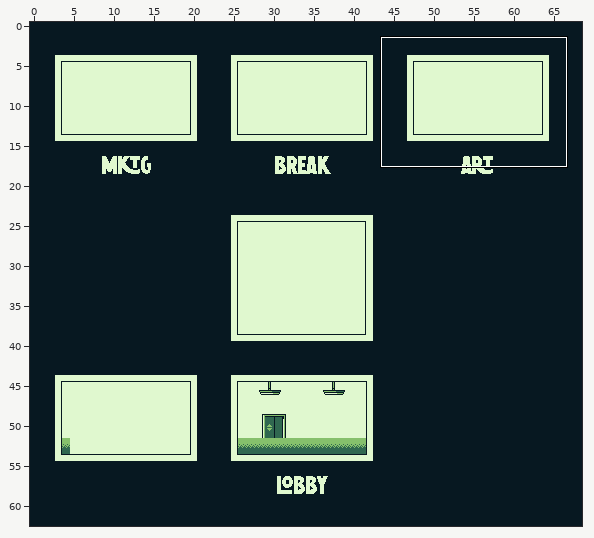
One commit to this Tiled map: GGJ_Oct21/assets/_WORKING/Art/Map.tmx. The picture above shows the old version from afar; the outline marks the close-up.
Close-up. Before:
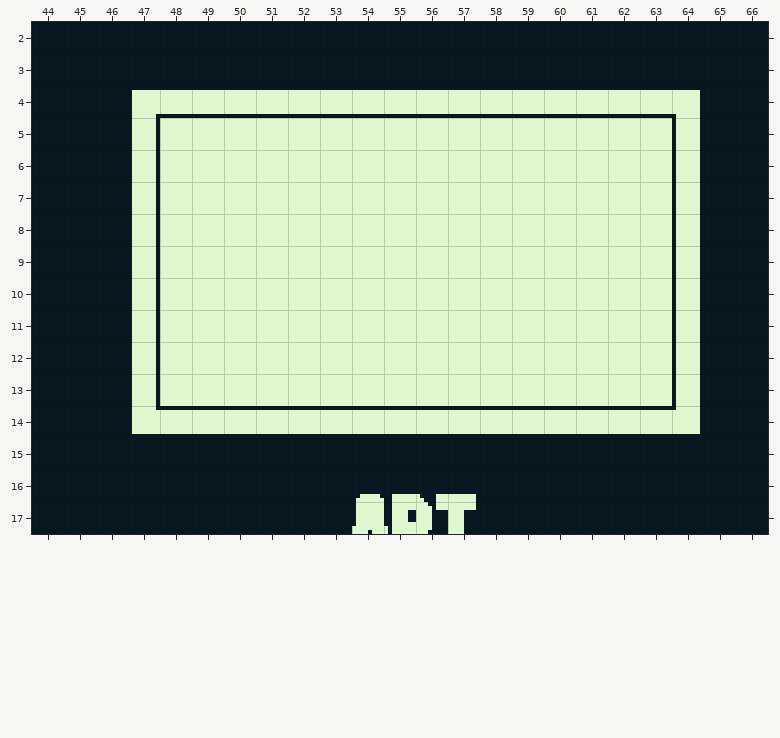
Cells are 8x8 px. Shown: x 44..66, y 2..17. The commit also changed other parts of the map, which this record leaves out.
The same view after the edit:
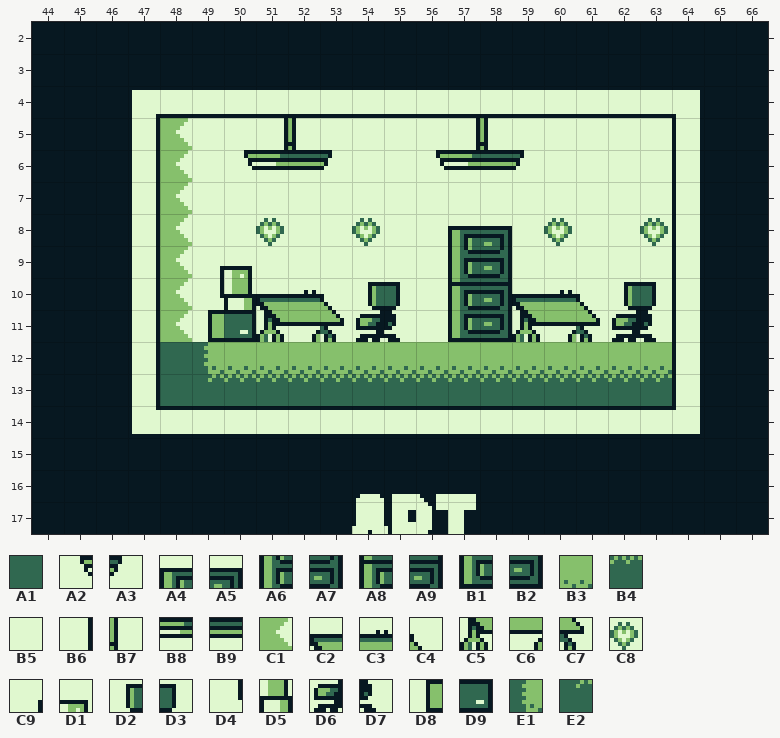
Key: from "F2_Map": A1 90, A2 199, A3 202, A4 471, A5 472, A6 531, A7 532, A8 591, A9 592, B1 651, B2 652, B3 672, B4 732; from "basemap": B5 349, B6 1766; from "tileset2": B7 145, B8 204, B9 205, C1 310, C2 321, C3 322, C4 323, C5 381, C6 382, C7 383, C8 438, C9 523, D1 524, D2 564, D3 565, D4 583, D5 584, D6 624, D7 625, D8 643, D9 644, E1 671, E2 731.
__ is an empty cell.
The edit:
{"where": "layer \"Tile Layer 1\""}
{"y":5,"x":48,"old":"B5","new":"C1"}
{"y":5,"x":51,"old":"B5 B5","new":"B6 B7"}
{"y":5,"x":57,"old":"B5 B5","new":"B6 B7"}
{"y":6,"x":48,"old":"B5","new":"C1"}
{"y":6,"x":50,"old":"B5 B5 B5 B5","new":"A2 B8 B9 A3"}
{"y":6,"x":56,"old":"B5 B5 B5 B5","new":"A2 B8 B9 A3"}
{"y":7,"x":48,"old":"B5","new":"C1"}
{"y":8,"x":48,"old":"B5","new":"C1"}
{"y":8,"x":51,"old":"B5","new":"C8"}
{"y":8,"x":54,"old":"B5","new":"C8"}
{"y":8,"x":57,"old":"B5 B5","new":"A4 A5"}
{"y":8,"x":60,"old":"B5","new":"C8"}
{"y":8,"x":63,"old":"B5","new":"C8"}
{"y":9,"x":48,"old":"B5 B5 B5","new":"C1 C9 D1"}
{"y":9,"x":57,"old":"B5 B5","new":"A6 A7"}
{"y":10,"x":48,"old":"B5 B5 B5 B5 B5 B5 B5 B5","new":"C1 D4 D5 C2 C3 C4 D2 D3"}
{"y":10,"x":57,"old":"B5 B5 B5 B5 B5 B5 B5","new":"A8 A9 C2 C3 C4 D2 D3"}
{"y":11,"x":48,"old":"B5 B5 B5 B5 B5 B5 B5 B5","new":"C1 D8 D9 C5 C6 C7 D6 D7"}
{"y":11,"x":57,"old":"B5 B5 B5 B5 B5 B5 B5","new":"B1 B2 C5 C6 C7 D6 D7"}
{"y":12,"x":48,"old":"B5 B5 B5 B5 B5 B5 B5 B5 B5 B5 B5 B5 B5 B5 B5 B5","new":"A1 E1 B3 B3 B3 B3 B3 B3 B3 B3 B3 B3 B3 B3 B3 B3"}
{"y":13,"x":48,"old":"B5 B5 B5 B5 B5 B5 B5 B5 B5 B5 B5 B5 B5 B5 B5 B5","new":"A1 E2 B4 B4 B4 B4 B4 B4 B4 B4 B4 B4 B4 B4 B4 B4"}
{"label":"changed","picture_box":[160,118,672,406]}
